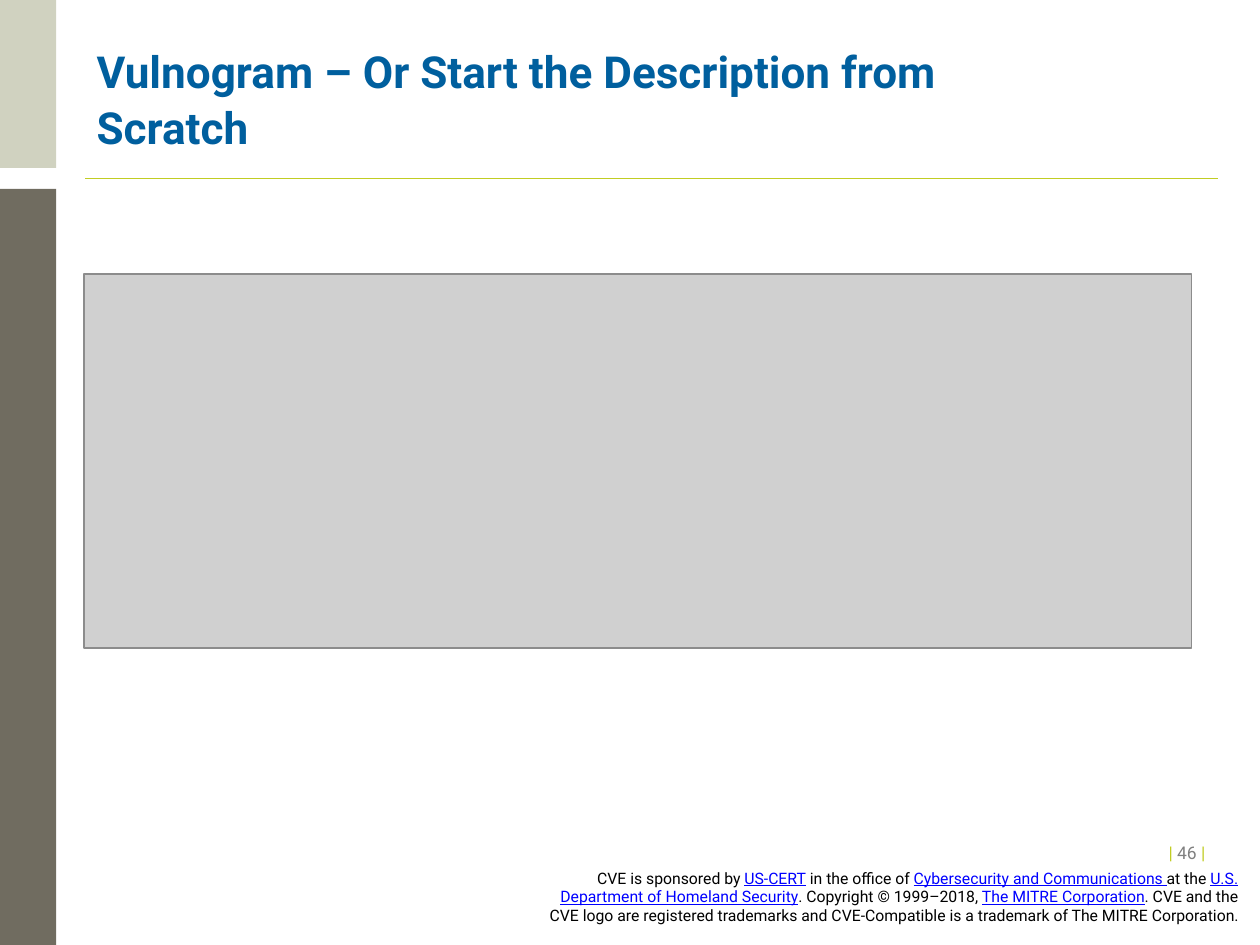
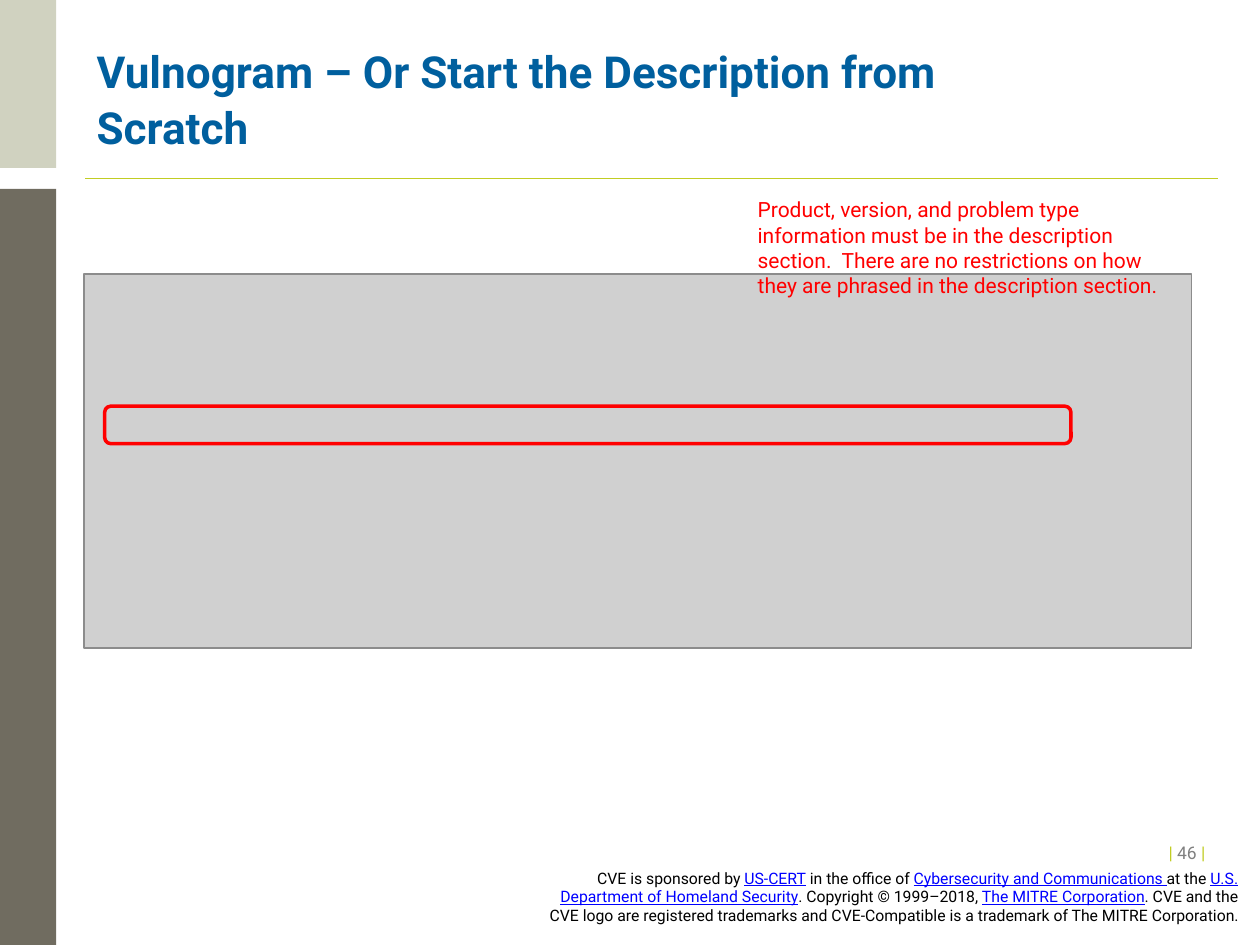
Before and after one commit to CVEProject/cveproject.github.io, a slide deck: slide 46 of docs/cna/Entry_Submission_Process.pptx. Drawn at 1260x945 pixels with LibreOffice and Linux fonts; fonts in the diff are those of the drawing; grey boxes stand for pictures; background and template pictures are left out. Boxes give left, top, right and bottom in pixels: in the first picture for what was removed or moved away, otherwise in the second. Text is boxed around its words. In the diff, an @@ line names an element or a change of style, - is before the commit and + after.

Commit message:
Added additional guidance on how to use Vulnogram

```diff
--- a/docs/cna/Entry_Submission_Process.pptx
+++ b/docs/cna/Entry_Submission_Process.pptx
@@ text added at (758,201,1157,298), 12 pt, text #FF0000 @@
+Product, version, and problem type information must be in the description section. There are no restrictions on how they are phrased in the description section.
@@ rounded rectangle added at (105,406,1071,444), outline #FF0000 2 pt @@
```
Also in this commit, not shown: 4 other slides changed.
